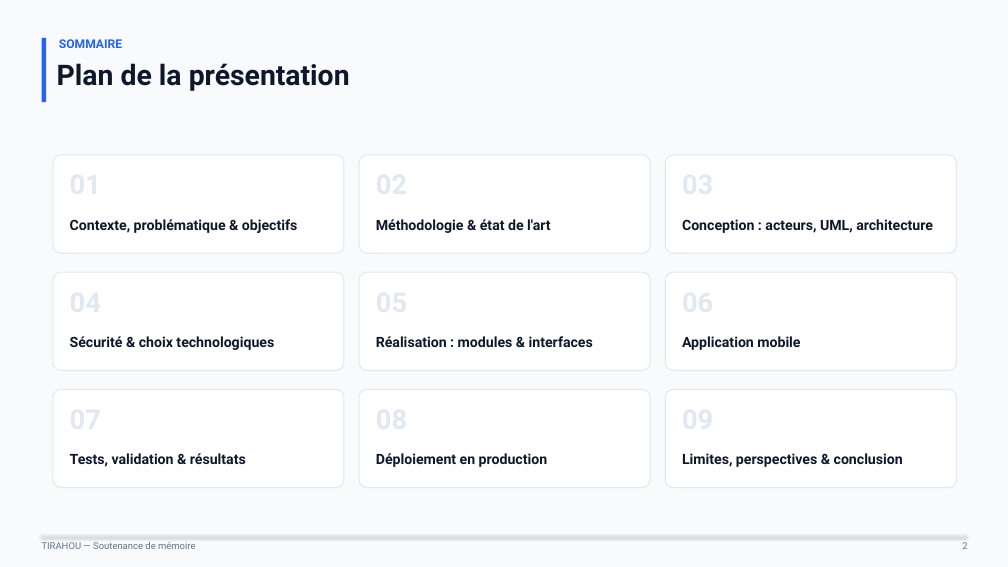
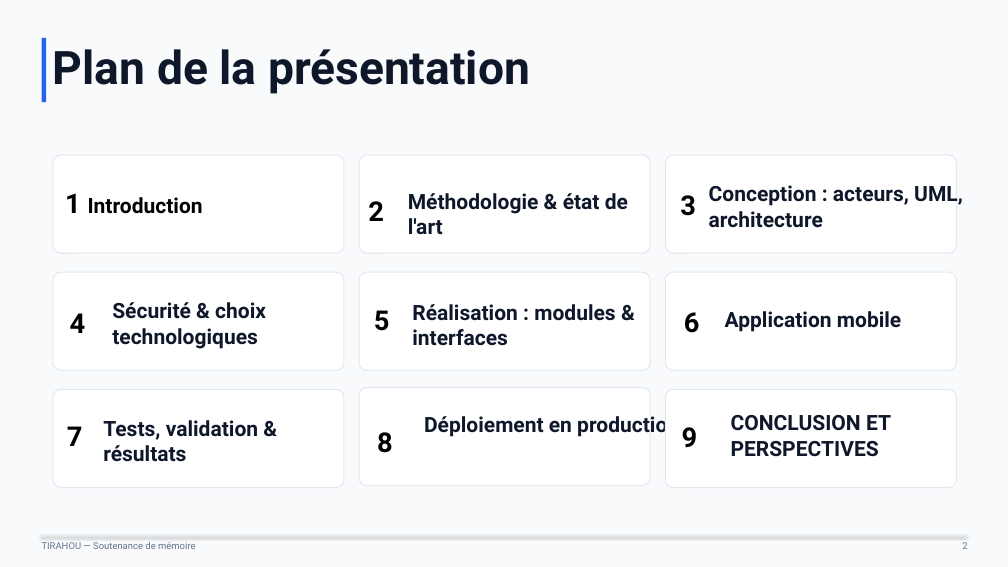
Before and after one commit to BabDIO/tirahou, a slide deck: slide 2 of TIRAHOU_Soutenance_Ali_Cisse.pptx. Drawn at 1008x567 pixels with LibreOffice and Linux fonts; fonts in the diff are those of the drawing. Boxes give left, top, right and bottom in pixels: in the first picture for what was removed or moved away, otherwise in the second. Text is boxed around its words. In the diff, an @@ line names an element or a change of style, - is before the commit and + after.

```diff
--- a/TIRAHOU_Soutenance_Ali_Cisse.pptx
+++ b/TIRAHOU_Soutenance_Ali_Cisse.pptx
@@ text "Plan de la présentation": place and size @@
-text "Plan de la présentation" at (57,63,350,91)
+text "Plan de la présentation" at (53,49,530,94)
@@ text "Plan de la présentation" at (53,49,530,94): size 27 to 44 pt @@
@@ text removed at (59,39,122,48) @@
-SOMMAIRE
@@ text added at (65,193,203,214), 20 pt, text #000000, bold @@
+1 Introduction
@@ text added at (368,201,384,221), 26 pt, text #000000, bold @@
+2
@@ text "Méthodologie & état de l'art": place and size @@
-text "Méthodologie & état de l'art" at (376,219,550,233)
+text "Méthodologie & état de l'art" at (408,193,628,235)
@@ text added at (680,195,696,216), 26 pt, text #000000, bold @@
+3
@@ text "Conception : acteurs, UML, architecture": place and size @@
-text "Conception : acteurs, UML, architecture" at (682,219,933,233)
+text "Conception : acteurs, UML, architecture" at (709,186,963,228)
@@ text removed at (70,219,297,233) @@
-Contexte, problématique & objectifs
@@ text "Sécurité & choix technologiques": place and size @@
-text "Sécurité & choix technologiques" at (70,336,274,350)
+text "Sécurité & choix technologiques" at (112,302,266,349)
@@ text "Réalisation : modules & interfaces": place and size @@
-text "Réalisation : modules & interfaces" at (376,336,593,347)
+text "Réalisation : modules & interfaces" at (412,304,615,346)
@@ text added at (70,313,86,333), 26 pt, text #000000, bold @@
+4
@@ text added at (374,310,390,331), 26 pt, text #000000, bold @@
+5
@@ text added at (684,312,700,333), 26 pt, text #000000, bold @@
+6
@@ size 13.5 to 20 pt in 7 elements at (408,193,628,235), (709,186,963,228), (103,420,258,462), (112,302,266,349), (412,304,615,346), (424,416,679,437), (725,311,901,332) @@
@@ text "Application mobile": place and size @@
-text "Application mobile" at (682,336,800,350)
+text "Application mobile" at (725,311,901,332)
@@ text "Tests, validation & résultats": place and size @@
-text "Tests, validation & résultats" at (70,453,246,467)
+text "Tests, validation & résultats" at (103,420,258,462)
@@ text "Déploiement en production": place and size @@
-text "Déploiement en production" at (376,453,547,467)
+text "Déploiement en production" at (424,416,679,437)
@@ text at (731,415,891,457): text changed; size 13.5 to 20 pt @@
-Limites, perspectives & conclusion
+CONCLUSION ET PERSPECTIVES
@@ text added at (67,426,83,446), 26 pt, text #000000, bold @@
+7
@@ text added at (377,432,393,453), 26 pt, text #000000, bold @@
+8
@@ text added at (682,427,698,448), 26 pt, text #000000, bold @@
+9
```
Also in this commit, not shown: 25 other slides changed, 6 slides added, 2 slides removed, 45 other files.
